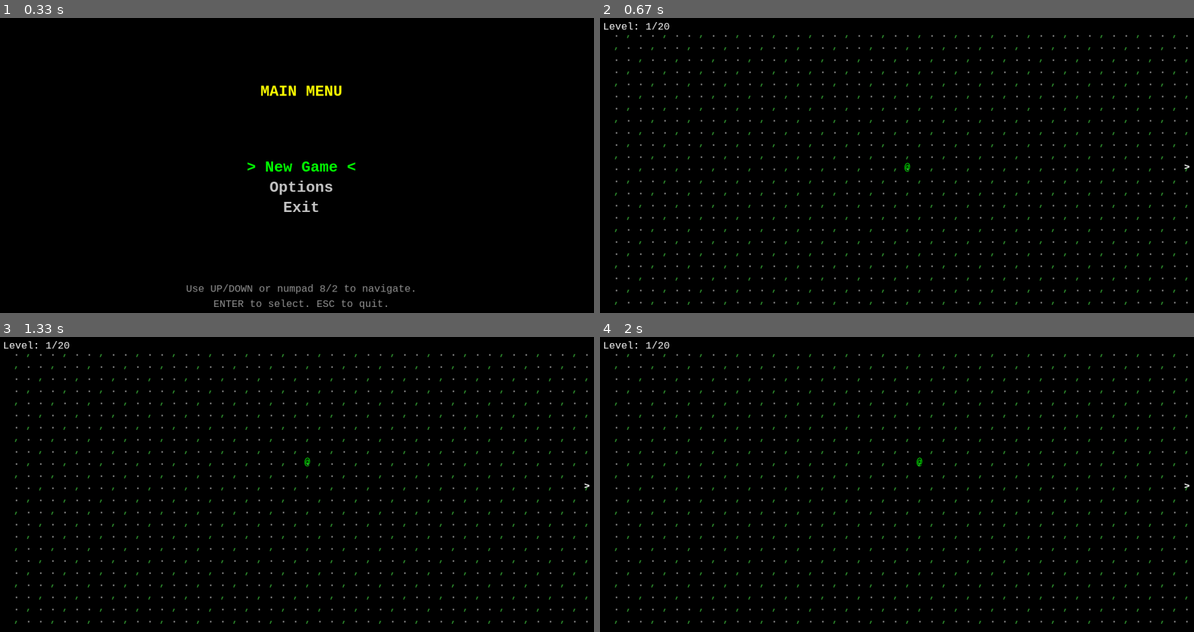
Above: before the commit, frames 1-4 (two rows, left to right).
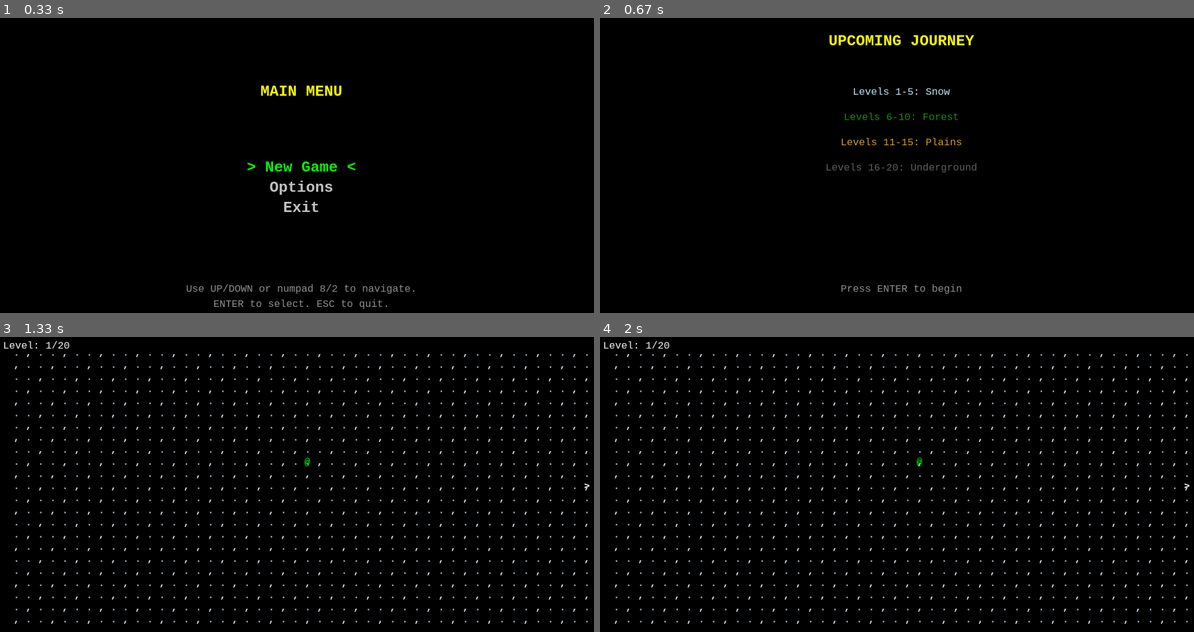
Above: after the commit, the same moments.

Repository: milkshakeiii/cursesgame
Game: pygame game, started from main.py
Same seed, same stepped clock (60 frames per second), same inputs: the game is played once before the commit and once after it.
Inputs:
- Up to frame 1 (0.33 s): no input
- Up to frame 2 (0.67 s): tap Enter at 0.33 s
- Up to frame 3 (1.33 s): hold Enter 0.67-1.13 s; hold Up 0.67-1.13 s; hold Up from 1.17 s (still down)
- Up to frame 4 (2 s): release Up at 1.63 s; hold Right from 1.67 s (still down)

Frame 1 is identical in both runs. In frame 2, 4.4% of the frame differs, in the area x 0-100%, y 1-98%; in frame 3, 2.7%; in frame 4, 2.7%.

Commit message:
Implemented biome system with random order and visual variety.

Diff:
--- a/game_data.py
+++ b/game_data.py
@@ -109,3 +109,4 @@
     current_stage: int = 1
     max_stages: int = 20
     status: str = "playing"  # playing, won, lost
+    biome_order: list[str] = None
--- a/gameplay.py
+++ b/gameplay.py
@@ -5,6 +5,28 @@
 
 from game_data import GRID_HEIGHT, GRID_WIDTH, Creature, Encounter, Exit, GameState, Player, Terrain
 
+BIOME_DATA = {
+    "forest": {
+        "name": "Forest",
+        "terrain_colors": {",": (34, 139, 34), ".": (139, 69, 19)},
+        "monsters": [("Goblin", "g", (100, 200, 100)), ("Wolf", "w", (150, 150, 150)), ("Spider", "s", (50, 50, 50))]
+    },
+    "plains": {
+        "name": "Plains",
+        "terrain_colors": {",": (218, 165, 32), ".": (244, 164, 96)},
+        "monsters": [("Lion", "L", (255, 215, 0)), ("Eagle", "E", (255, 255, 255)), ("Bandit", "B", (100, 100, 255))]
+    },
+    "snow": {
+        "name": "Snowy Mountain",
+        "terrain_colors": {",": (240, 248, 255), ".": (176, 196, 222)},
+        "monsters": [("Yeti", "Y", (255, 255, 255)), ("Ice Wolf", "w", (200, 255, 255)), ("Frost Giant", "F", (100, 200, 255))]
+    },
+    "underground": {
+        "name": "Underground",
+        "terrain_colors": {",": (50, 50, 50), ".": (100, 100, 100)},
+        "monsters": [("Slime", "S", (0, 255, 0)), ("Bat", "b", (100, 100, 100)), ("Skeleton", "k", (200, 200, 200))]
+    }
+}
 
 def grid_coords_to_index(x: int, y: int) -> Optional[int]:
     """Convert 2D grid coordinates (0-2, 0-2) to 1D index (0-8)."""
@@ -74,7 +96,7 @@
                     # Exit Trigger
                     elif isinstance(placeable, Exit):
                         if gamestate.current_stage < gamestate.max_stages:
-                            return generate_map(player, gamestate.current_stage + 1)
+                            return generate_map(player, gamestate.current_stage + 1, gamestate.biome_order)
                         # No exit on last stage (Boss handles win)
 
     elif action_type == "attack" and gamestate.active_encounter is not None:
@@ -121,8 +143,20 @@
     return gamestate
 
 
-def generate_map(current_player: Optional[Player] = None, stage: int = 1) -> GameState:
+def generate_map(current_player: Optional[Player] = None, stage: int = 1, biome_order: list[str] = None) -> GameState:
     """Generate a map with terrain, encounters, and a player."""
+
+    # Default biome order if not provided
+    if biome_order is None:
+        biome_order = ["forest", "plains", "snow", "underground"]
+
+    # Determine biome settings
+    biome_index = min((stage - 1) // 5, 3)
+    current_biome_key = biome_order[biome_index]
+    biome_info = BIOME_DATA[current_biome_key]
+    terrain_colors = biome_info["terrain_colors"]
+    monster_list = biome_info["monsters"]
+
     placeables = []
 
     # Player Setup
@@ -138,9 +172,9 @@
     for y in range(1, GRID_HEIGHT - 1):
         for x in range(1, GRID_WIDTH - 1):
             if (x + y) % 3 == 0:
-                placeables.append(Terrain(x=x, y=y, symbol=",", color=(50, 150, 50)))
+                placeables.append(Terrain(x=x, y=y, symbol=",", color=terrain_colors[","]))
             else:
-                placeables.append(Terrain(x=x, y=y, symbol=".", color=(150, 150, 150)))
+                placeables.append(Terrain(x=x, y=y, symbol=".", color=terrain_colors["."]))
 
     # Level Specific Generation
     if stage == 20:
@@ -161,14 +195,6 @@
 
         # Encounters
         encounter_positions = [(10, 10), (15, 12), (30, 8), (20, 15), (35, 18), (8, 20)]
-        creature_types = [
-            ("Goblin", "g", (255, 100, 100)),
-            ("Wolf", "w", (200, 200, 255)),
-            ("Slime", "s", (100, 255, 100)),
-            ("Bat", "b", (150, 150, 255)),
-            ("Spider", "p", (200, 100, 200)),
-            ("Rat", "r", (150, 150, 150)),
-        ]
 
         # Simple randomization: shift positions based on stage to make levels look slightly different
         for i, (base_x, base_y) in enumerate(encounter_positions):
@@ -180,14 +206,14 @@
             if abs(x - player.x) < 2 and abs(y - player.y) < 2: continue
             if x == GRID_WIDTH - 2 and y == GRID_HEIGHT // 2: continue
 
-            name, symbol, color = creature_types[(i + stage) % len(creature_types)]
+            name, symbol, color = monster_list[(i + stage) % len(monster_list)]
             creature = Creature(
                 name=name, symbol=symbol, color=color,
                 strength=8, dexterity=8, constitution=8,
                 active_abilities=[], passive_abilities=[],
                 max_health=100, current_health=100,
-                current_convert=0, level=stage, # creatures scale with stage level?
+                current_convert=0, level=stage,
             )
             placeables.append(Encounter(x=x, y=y, symbol="#", color=(255, 255, 255), creature=creature))
 
-    return GameState(placeables=placeables, active_encounter=None, current_stage=stage)
+    return GameState(placeables=placeables, active_encounter=None, current_stage=stage, biome_order=biome_order)
--- a/main.py
+++ b/main.py
@@ -1,9 +1,10 @@
 #!/usr/bin/env python3
 import pygame
+import random
 from game_data import GRID_HEIGHT, GRID_WIDTH
 from gameplay import generate_map
 from graphics import SpriteManager
-from pygame_screens import EncounterScreen, EncounterStartScreen, MainMenu, MapView, Screen, WinScreen, GameOverScreen
+from pygame_screens import EncounterScreen, EncounterStartScreen, MainMenu, MapView, Screen, WinScreen, GameOverScreen, BiomeOrderScreen
 
 TILE_SIZE = 24
 SCREEN_WIDTH = GRID_WIDTH * TILE_SIZE
@@ -23,11 +24,14 @@
         self.encounter_screen = EncounterScreen()
         self.win_screen = WinScreen()
         self.game_over_screen = GameOverScreen()
+        self.biome_order_screen = BiomeOrderScreen()
         self.current_back_screen = self.main_menu
         self.current_front_screen = None
 
     def reset_game(self):
-        self.gamestate = generate_map()
+        biomes = ["forest", "plains", "snow", "underground"]
+        random.shuffle(biomes)
+        self.gamestate = generate_map(stage=1, biome_order=biomes)
 
     def current_screen(self) -> Screen:
         return self.current_front_screen or self.current_back_screen
--- a/pygame_screens.py
+++ b/pygame_screens.py
@@ -61,6 +61,40 @@
             rect.topleft = (x, y)
         screen.blit(surface, rect)
 
+class BiomeOrderScreen(Screen):
+    """Screen shown before a new run to display biome order."""
+    def __init__(self):
+        self.font = pygame.font.SysFont("monospace", 30, bold=True)
+        self.small_font = pygame.font.SysFont("monospace", 20)
+
+    def handle_specific_event(self, event: pygame.event.Event, game: "game_module.Game") -> bool:
+        if event.type == pygame.KEYDOWN:
+            if event.key in (pygame.K_RETURN, pygame.K_KP_ENTER, pygame.K_SPACE):
+                game.current_back_screen = game.map_view
+                return True
+        return False
+
+    def render(self, screen: pygame.Surface, game: "game_module.Game") -> None:
+        screen.fill((0, 0, 0))
+        self.draw_text(screen, "UPCOMING JOURNEY", screen.get_width() // 2, 50, (255, 255, 0), self.font, centered=True)
+
+        if game.gamestate.biome_order:
+            for i, biome in enumerate(game.gamestate.biome_order):
+                y_pos = 150 + i * 50
+                levels = f"Levels {i*5+1}-{i*5+5}"
+                biome_name = biome.replace("_", " ").title()
+
+                # Biome color mapping for flair
+                color = (200, 200, 200)
+                if biome == "forest": color = (34, 139, 34)
+                elif biome == "plains": color = (218, 165, 32)
+                elif biome == "snow": color = (200, 240, 255)
+                elif biome == "underground": color = (100, 100, 100)
+
+                self.draw_text(screen, f"{levels}: {biome_name}", screen.get_width() // 2, y_pos, color, self.small_font, centered=True)
+
+        self.draw_text(screen, "Press ENTER to begin", screen.get_width() // 2, screen.get_height() - 60, (150, 150, 150), self.small_font, centered=True)
+
 class MainMenu(Screen):
     """Main menu screen."""
 
@@ -89,7 +123,7 @@
         selected = self.options[self.selected_index]
         if selected == "New Game":
             game.reset_game()
-            game.current_back_screen = game.map_view
+            game.current_back_screen = game.biome_order_screen
         elif selected == "Options":
             pass
         elif selected == "Exit":
